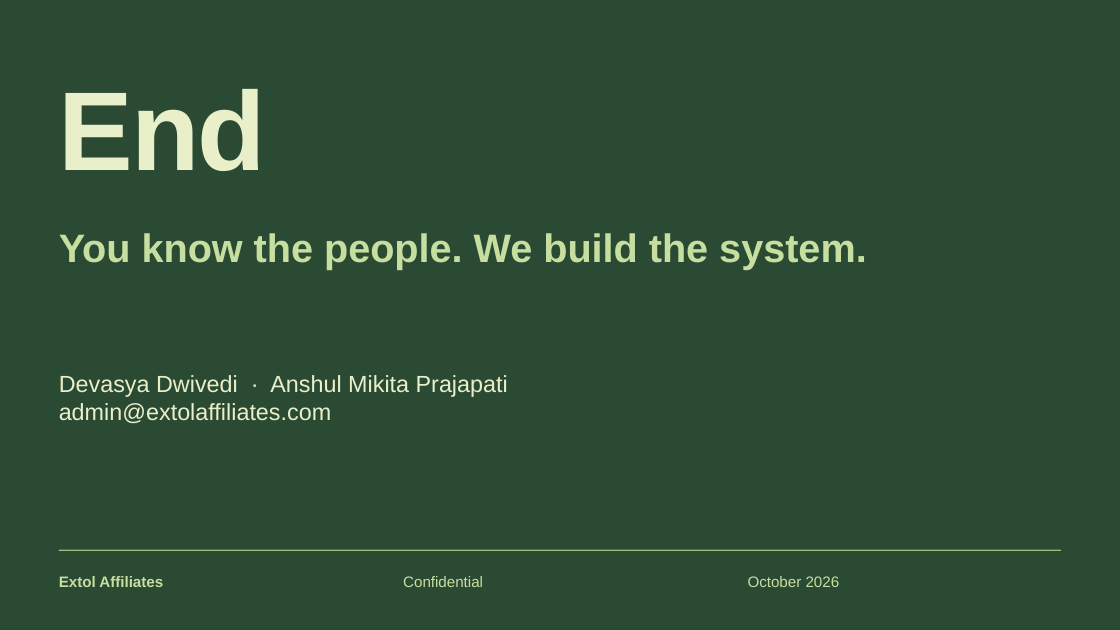
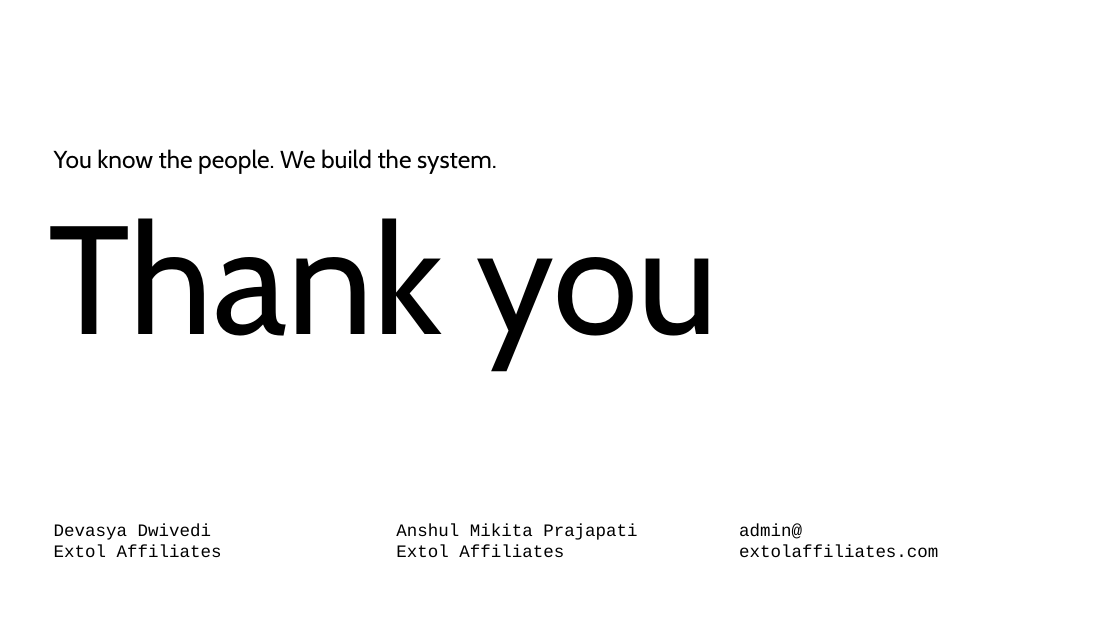
Before and after one commit to extolaffiliates/sales, a slide deck: slide 27 of decks/david-samuel/Extol-x-David-Samuel-Pitch-Style.pptx. Drawn at 1120x630 pixels with LibreOffice and Linux fonts; fonts in the diff are those of the drawing. Boxes give left, top, right and bottom in pixels: in the first picture for what was removed or moved away, otherwise in the second. Text is boxed around its words. In the diff, an @@ line names an element or a change of style, - is before the commit and + after.

```diff
--- a/decks/david-samuel/Extol-x-David-Samuel-Pitch-Style.pptx
+++ b/decks/david-samuel/Extol-x-David-Samuel-Pitch-Style.pptx
@@ background #2B4A34 to #FFFFFF @@
@@ title removed at [59, 89, 266, 171] @@
-End
@@ text "You know the people. We ...": place and size @@
-text "You know the people. We ..." at [59, 233, 867, 269]
+text "You know the people. We ..." at [54, 149, 497, 174]
@@ text "You know the people. We ..." at [54, 149, 497, 174]: size 34 to 21 pt, font Arial to Cabin, text colour #C6DE9F to #000000, bold off @@
@@ text added at [49, 218, 719, 367], 132 pt, text #000000 @@
+Thank you
@@ text at [54, 524, 222, 557]: text changed; size 20 to 15 pt; font Arial to Courier New; text colour #E9F0C9 to #000000 @@
-Devasya Dwivedi · Anshul Mikita Prajapati
-admin@extolaffiliates.com
+Devasya Dwivedi
+Extol Affiliates
@@ text added at [396, 524, 637, 557], 15 pt, text #000000 @@
+Anshul Mikita Prajapati
+Extol Affiliates
@@ text added at [739, 524, 938, 557], 15 pt, text #000000 @@
+admin@
+extolaffiliates.com
@@ line removed from (59, 550) to (1061, 550) @@
@@ text removed at [59, 576, 163, 587] @@
-Extol Affiliates
@@ text removed at [403, 576, 483, 587] @@
-Confidential
@@ text removed at [748, 576, 840, 587] @@
-October 2026
```
Also in this commit, not shown: 20 other slides changed, 6 slides added, 6 slides removed, 2 other files.
